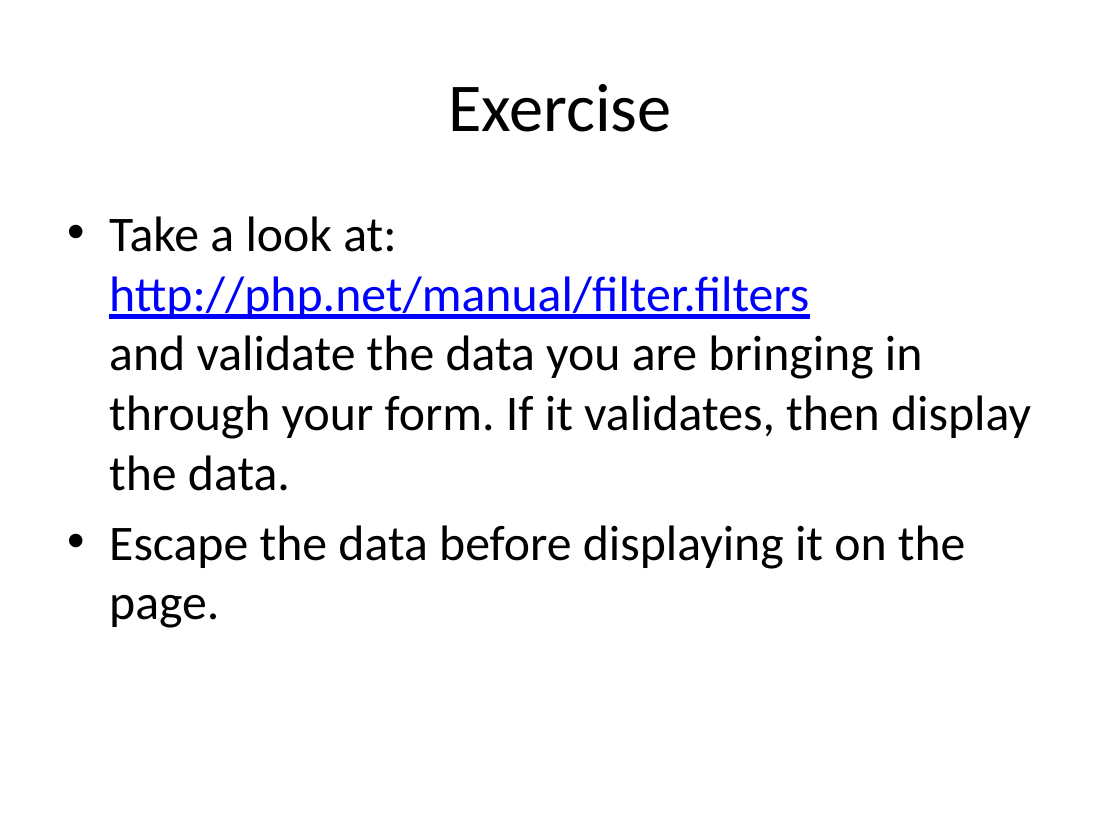
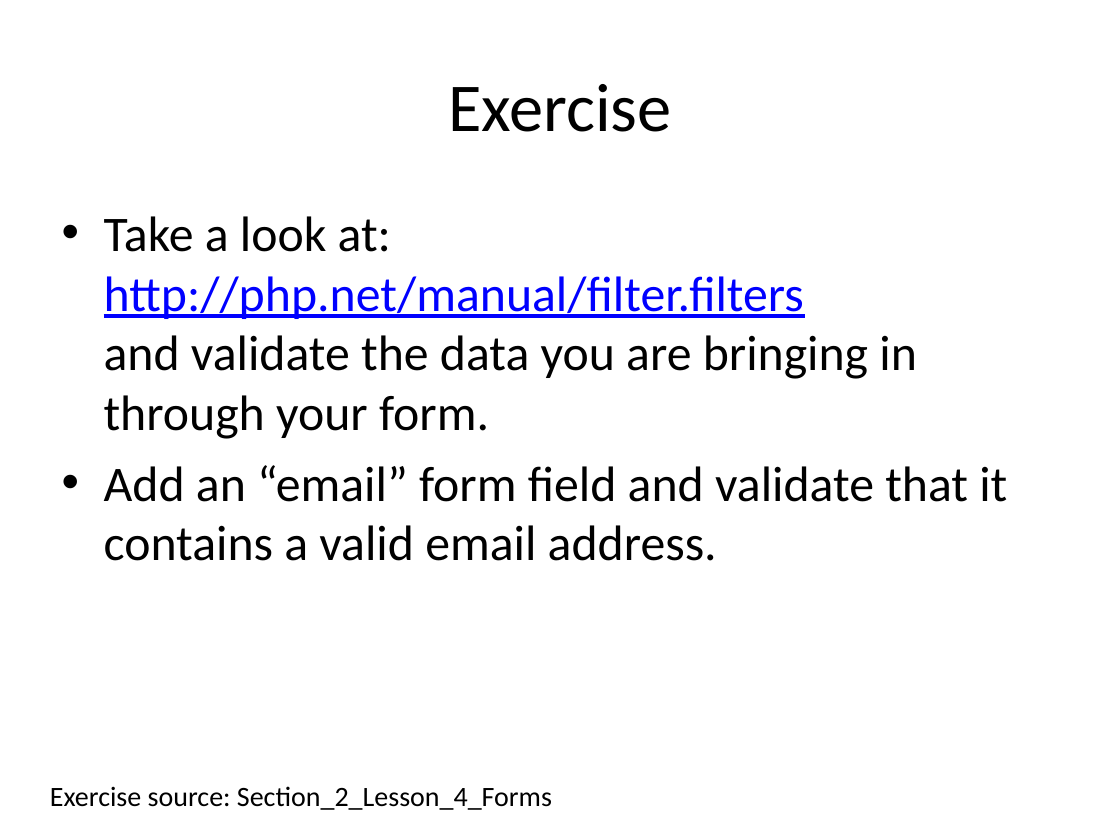
Before and after one commit to PHPEmbark/curriculum, a slide deck: slide 50 of course/2 - The Internet/The Internet.pptx (slide 51 before the commit). Drawn at 1120x840 pixels with LibreOffice and Linux fonts; fonts in the diff are those of the drawing. Boxes give left, top, right and bottom in pixels: in the first picture for what was removed or moved away, otherwise in the second. Text is boxed around its words. In the diff, an @@ line names an element or a change of style, - is before the commit and + after.

Commit message:
Updates to the Internet section for journalapp exercises

```diff
--- a/course/2 - The Internet/The Internet.pptx
+++ b/course/2 - The Internet/The Internet.pptx
@@ text at (104,216,1007,561): text changed @@
-• Take a look at:
-  http://php.net/manual/filter.filters
-  and validate the data you are bringing in through your form. If it validates, then display the data.
-• Escape the data before displaying it on the page.
+• Take a look at:
+  http://php.net/manual/filter.filters
+  and validate the data you are bringing in through your form.
+• Add an “email” form field and validate that it contains a valid email address.
@@ text added at (50,786,552,810), 18 pt, text #000000 @@
+Exercise source: Section_2_Lesson_4_Forms
```
Also in this commit, not shown: 22 other slides changed, 11 slides added, 15 slides removed.
